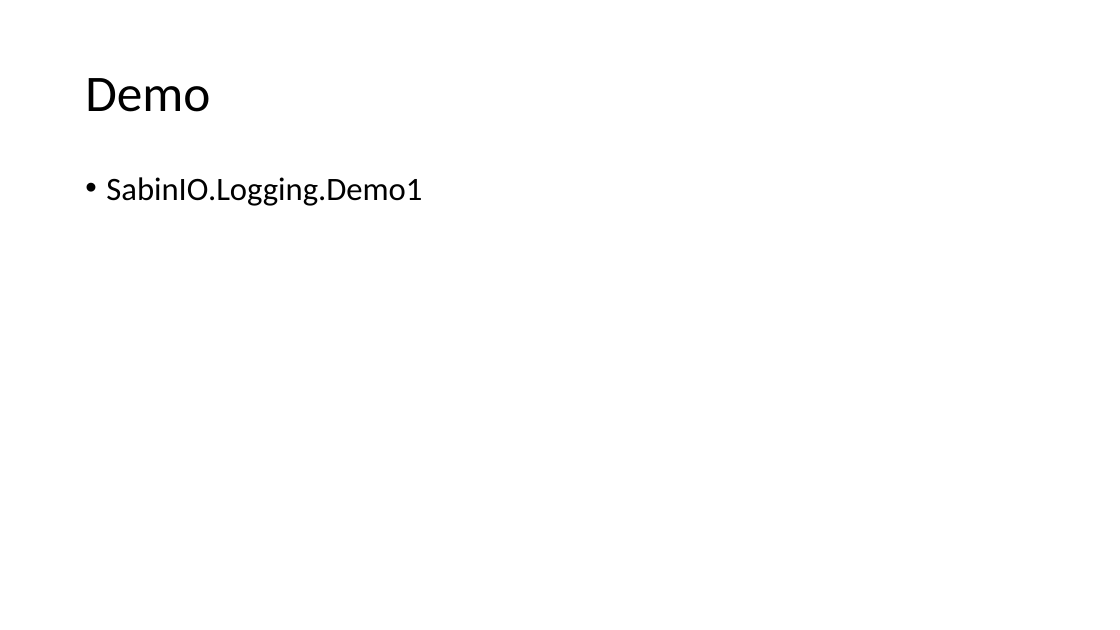
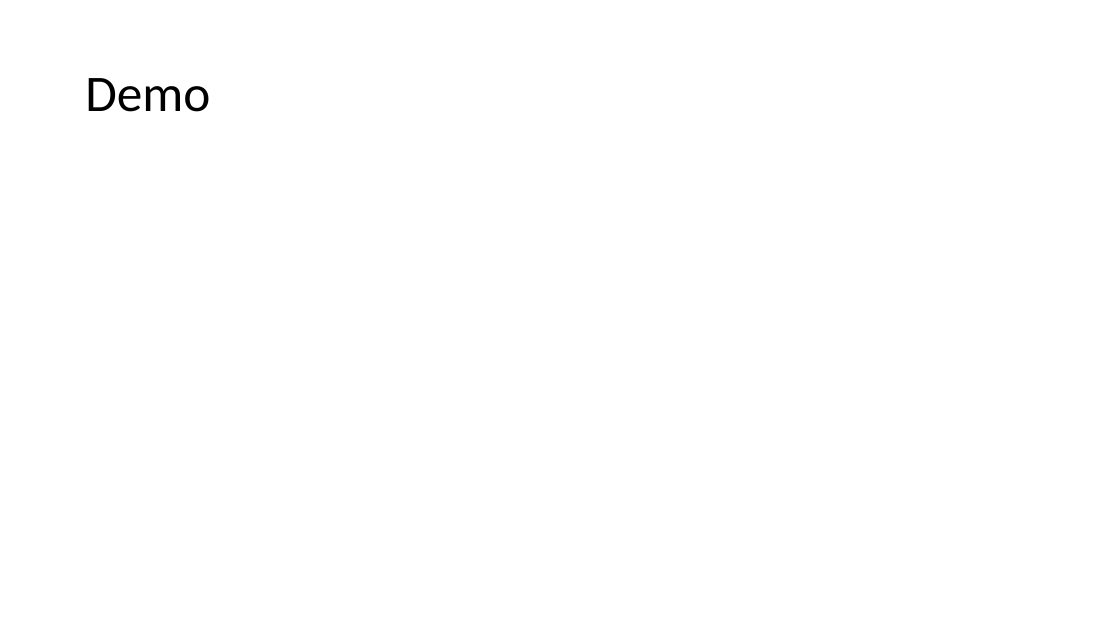
Before and after one commit to sabinio/SQLTraining, a slide deck: slide 6 of Slides/1. Logging.pptx. Drawn at 1120x630 pixels with LibreOffice and Linux fonts; fonts in the diff are those of the drawing. Boxes give left, top, right and bottom in pixels: in the first picture for what was removed or moved away, otherwise in the second. Text is boxed around its words. In the diff, an @@ line names an element or a change of style, - is before the commit and + after.

```diff
--- a/Slides/1. Logging.pptx
+++ b/Slides/1. Logging.pptx
@@ text removed at <box>106,177,422,206</box> @@
-• SabinIO.Logging.Demo1
```
Also in this commit, not shown: 5 other slides changed, 4 slides added, 1 slide removed.
